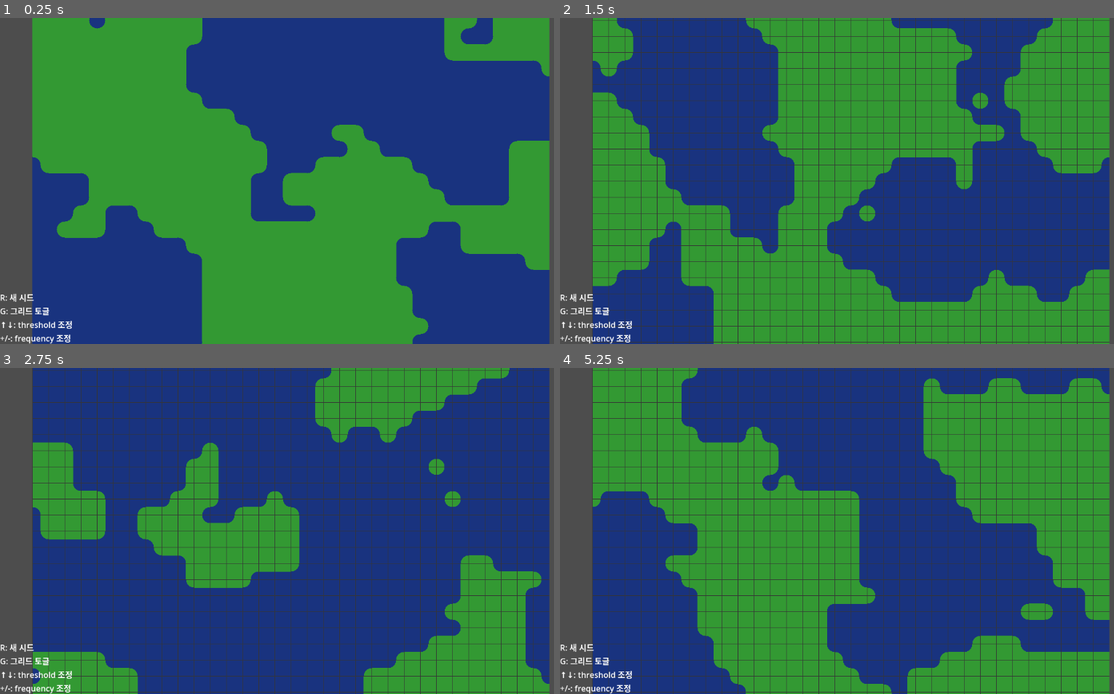
Above: before the commit, frames 1-4 (two rows, left to right).
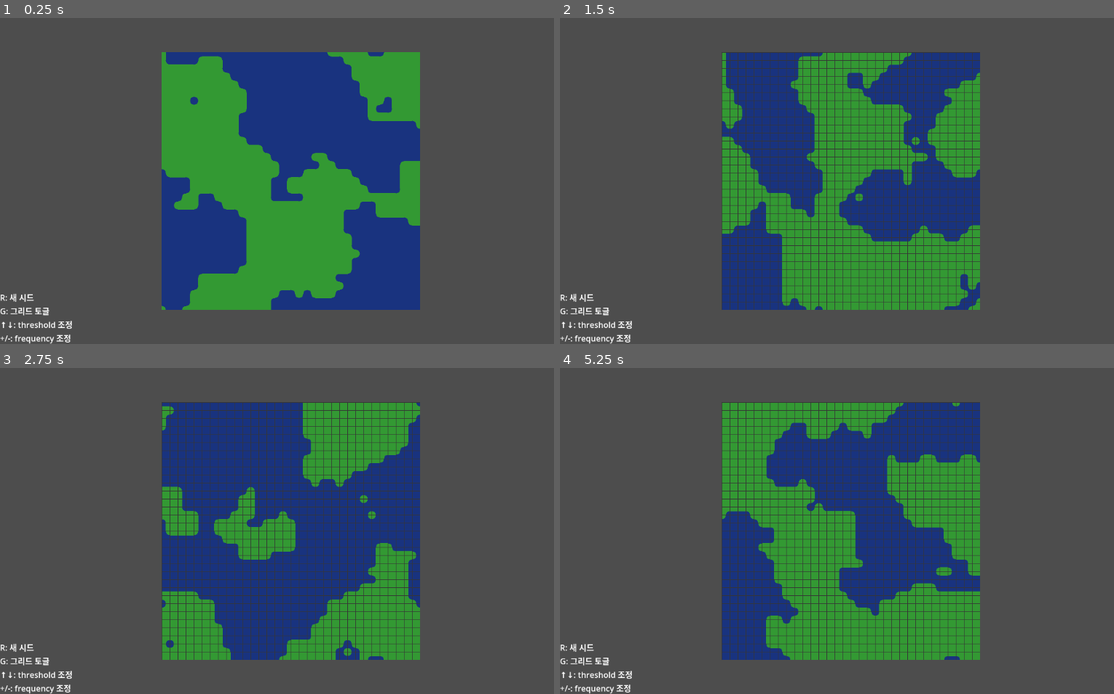
Above: after the commit, the same moments.

Repository: choe050919/World-Generator
Game: Godot game, scene res://demos/terrain/dual_grid_demo.tscn
The game is run twice, just before and just after one commit, with the same random seed, the same clock (stepped at 60 frames per second) and the same inputs. The project has no main scene, so this scene is started directly.
Inputs:
- Up to frame 1 (0.25 s): no input
- Up to frame 2 (1.5 s): tap Enter at 0.5 s; hold Up 0.53-1.28 s; tap R at 0.6 s; tap Space at 1.25 s; hold Down from 1.28 s (still down); tap G at 1.35 s
- Up to frame 3 (2.75 s): tap Enter at 2 s; release Down at 2.03 s; hold Up from 2.03 s (still down); tap R at 2.1 s
- Up to frame 4 (5.25 s): tap Space at 2.75, 4.25 s; tap G at 2.85, 4.35 s; tap Enter at 3.5 s; release Up at 3.53 s; hold Down from 3.53 s (still down); tap R at 3.6, 5.1 s

The runs differ from the first frame. In frame 1, 70% of the frame differs, in the area x 5-100%, y 0-100%; in frame 2, 72%; in frame 3, 71%; in frame 4, 74%.

Commit message:
tile_pixel_size 조정

Diff:
--- a/demos/terrain/dual_grid_demo.tscn
+++ b/demos/terrain/dual_grid_demo.tscn
@@ -11,7 +11,7 @@
 grow_vertical = 2
 script = ExtResource("1_p14wi")
 grid_size = Vector2i(32, 32)
-tile_pixel_size = 32
+tile_pixel_size = 16
 
 [node name="View" type="TextureRect" parent="."]
 layout_mode = 1
